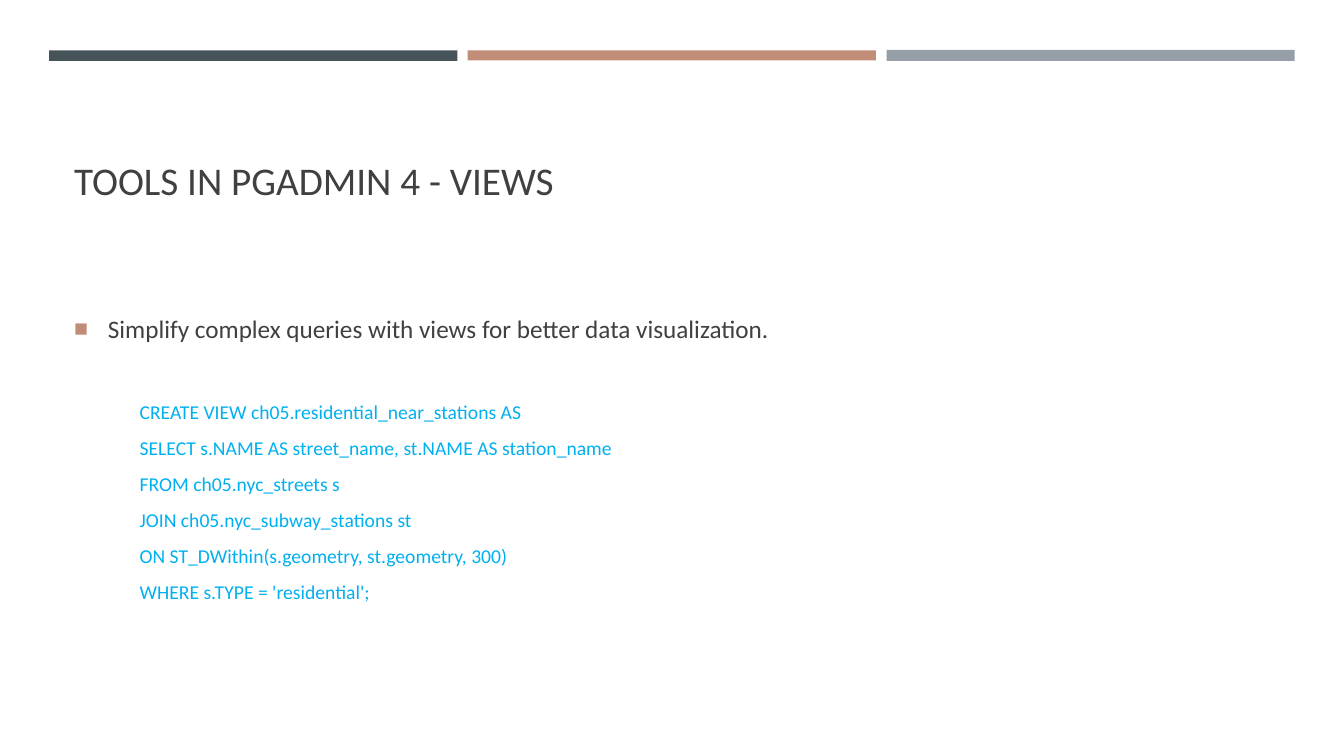
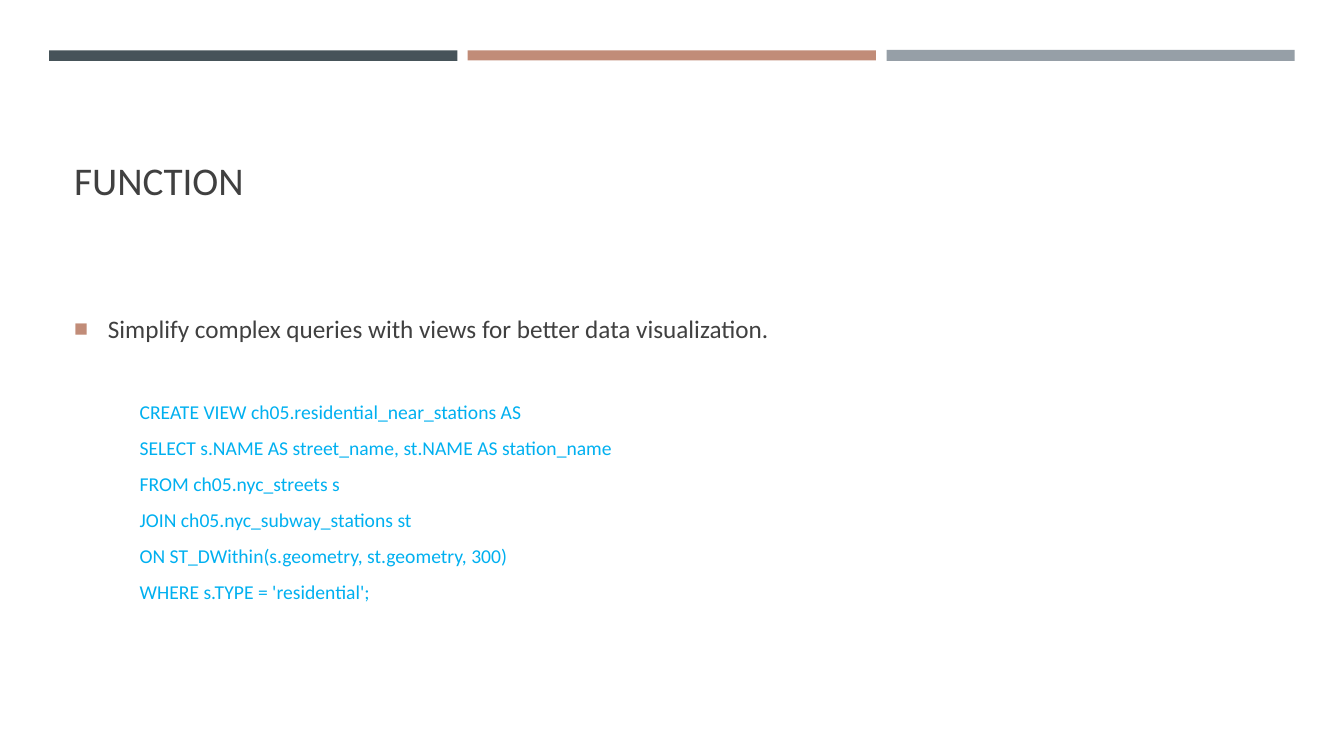
Before and after one commit to gisynw/ssj-376, a slide deck: slide 19 of docs/Lectures/Week05/Week05_Park02.pptx (slide 17 before the commit). Drawn at 1344x756 pixels with LibreOffice and Linux fonts; fonts in the diff are those of the drawing. Boxes give left, top, right and bottom in pixels: in the first picture for what was removed or moved away, otherwise in the second. Text is boxed around its words. In the diff, an @@ line names an element or a change of style, - is before the commit and + after.

```diff
--- a/docs/Lectures/Week05/Week05_Park02.pptx
+++ b/docs/Lectures/Week05/Week05_Park02.pptx
@@ title at box(74, 169, 244, 196): text changed @@
-TOOLS IN PGADMIN 4 - VIEWS
+FUNCTION
```
Also in this commit, not shown: 7 other slides changed, 7 slides added, 4 slides removed, 2 other files.
